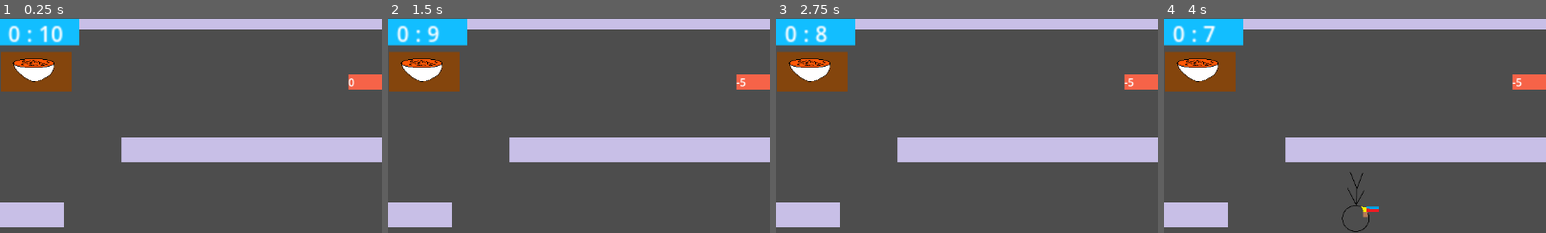
Above: before the commit, frames 1-4 (left to right).
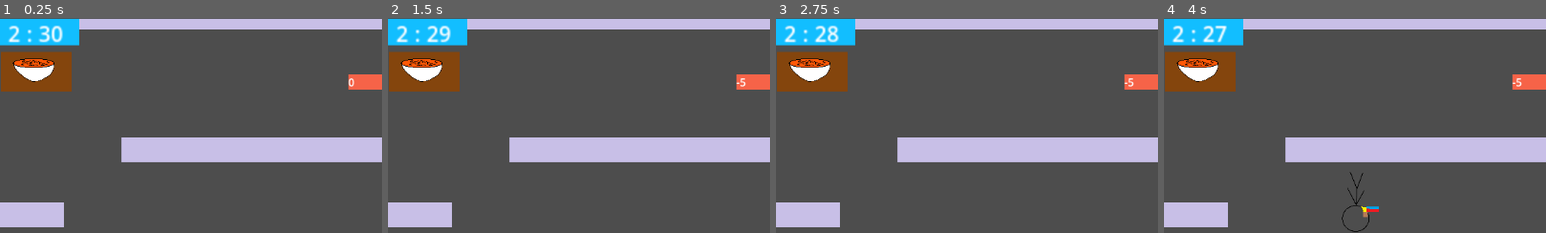
Above: after the commit, the same moments.

Repository: SigmaF001/Songkran-2077
Game: Godot game, scene res://Scene/battle_scene.tscn
Two runs of this game, one before a commit and one after it. Both use one fixed random seed, a clock stepped at 60 frames per second and the inputs below.
Inputs:
- Up to frame 1 (0.25 s): no input
- Up to frame 2 (1.5 s): tap Enter (ui_accept) at 0.5 s; hold D (right_1) from 0.53 s (still down); tap J (atk_1) at 0.6 s; tap W (jump_1) at 0.77 s; tap Keypad 1 (atk_2) at 1.35 s
- Up to frame 3 (2.75 s): tap W (jump_1) at 1.52 s; release D (right_1) at 2.03 s; hold A (left_1) from 2.03 s (still down); tap Down (down_2) at 2.1 s
- Up to frame 4 (4 s): release A (left_1) at 2.78 s; hold D (right_1) from 2.78 s (still down); tap Left (left_2) at 2.85 s; tap W (jump_1) at 3.02, 3.77 s; tap K (r_gravity_1) at 3.6 s
The pictures show only the part of the screen within x 47-97%, y 0-50%; the shares and areas given below are measured in that part.

The runs differ from the first frame. In frame 1, 0.3% of the frame differs, in the area x 2-14%, y 3-12%; in frame 2, 0.6%; in frame 3, 0.6%, in the area x 2-17%, y 3-12%; in frame 4, 0.5%.

Commit message:
Update time

Diff:
--- a/Scene/battle_scene.gd
+++ b/Scene/battle_scene.gd
@@ -12,8 +12,8 @@
 var second : int
 
 func _ready():
-	minute = 0
-	second = 10
+	minute = 2
+	second = 30
 
 func _process(delta):
 	time()
